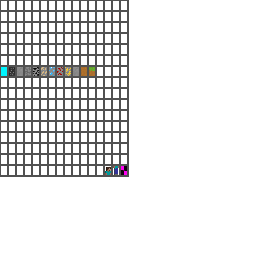
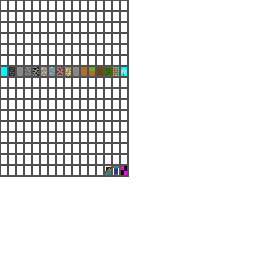
Layered file, before and after one edit (256x256). Changes by layer:
painted on "term_font.png" over [97, 64, 127, 78]
